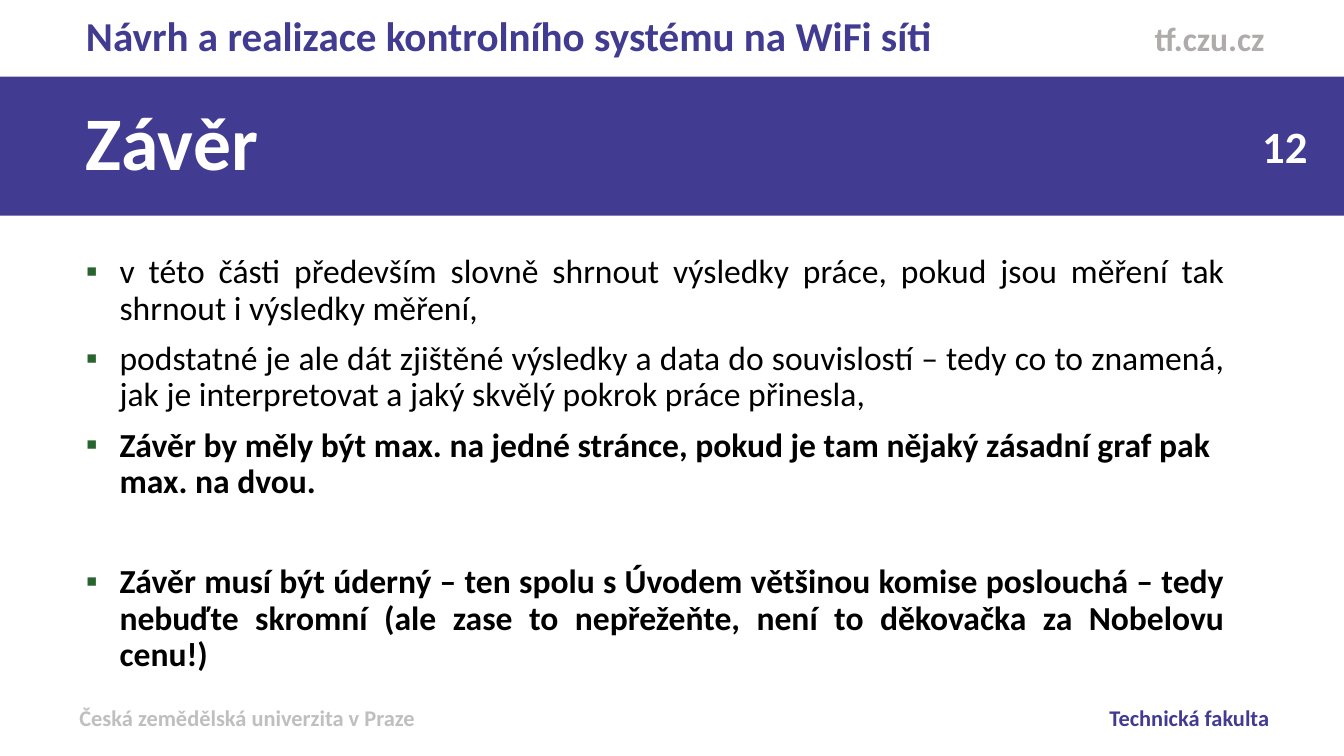
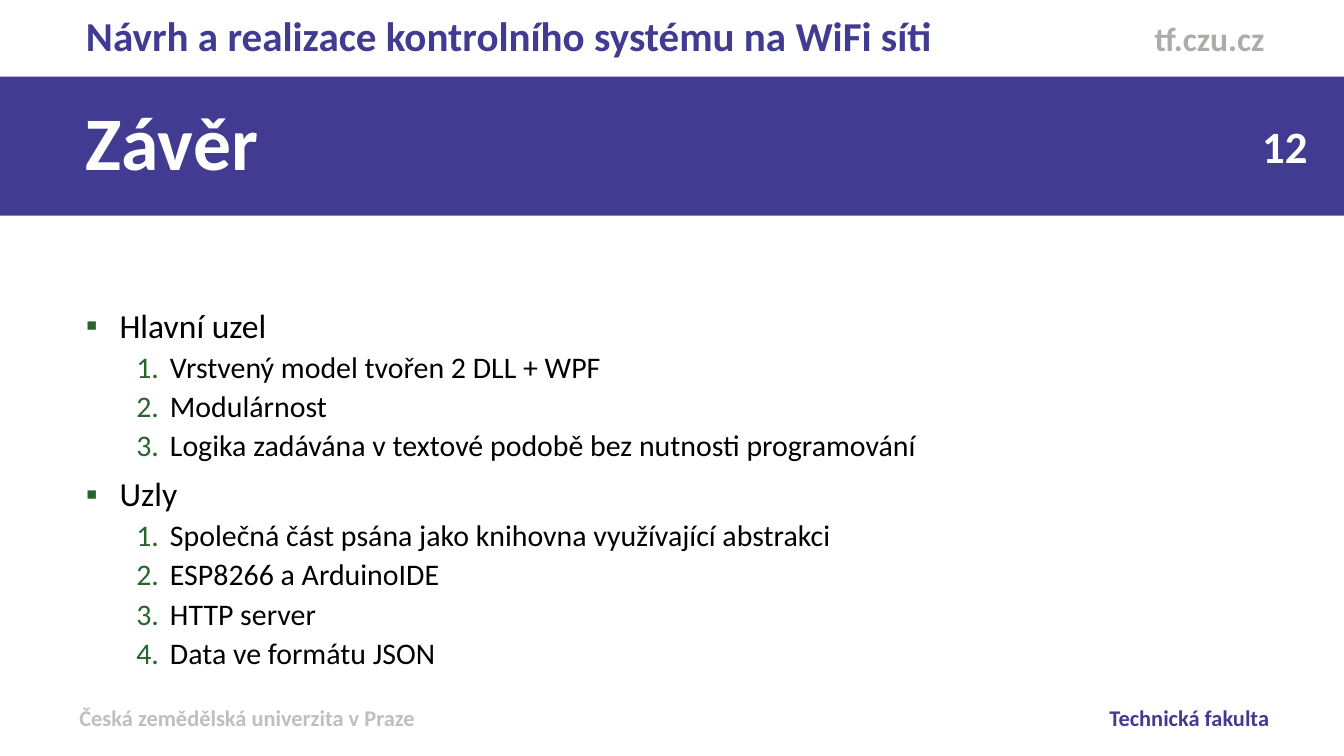
Before and after one commit to pjocesoj/diplomka_git, a slide deck: slide 12 of prezentace/xnovm288-obhajoba (sablona bc).pptx. Drawn at 1344x756 pixels with LibreOffice and Linux fonts; fonts in the diff are those of the drawing; background and template pictures are left out. Boxes give left, top, right and bottom in pixels: in the first picture for what was removed or moved away, otherwise in the second. Text is boxed around its words. In the diff, an @@ line names an element or a change of style, - is before the commit and + after.

```diff
--- a/prezentace/xnovm288-obhajoba (sablona bc).pptx
+++ b/prezentace/xnovm288-obhajoba (sablona bc).pptx
@@ text at bbox=[120, 314, 916, 665]: text changed; size 36 to 32 pt @@
-▪ v této části především slovně shrnout výsledky práce, pokud jsou měření tak shrnout i výsledky měření,
-▪ podstatné je ale dát zjištěné výsledky a data do souvislostí – tedy co to znamená, jak je interpretovat a jaký skvělý pokrok práce přinesla,
-▪ Závěr by měly být max. na jedné stránce, pokud je tam nějaký zásadní graf pak max. na dvou.
-▪ Závěr musí být úderný – ten spolu s Úvodem většinou komise poslouchá – tedy nebuďte skromní (ale zase to nepřežeňte, není to děkovačka za Nobelovu cenu!)
+▪ Hlavní uzel
+  1. Vrstvený model tvořen 2 DLL + WPF
+  2. Modulárnost
+  3. Logika zadávána v textové podobě bez nutnosti programování
+▪ Uzly
+  1. Společná část psána jako knihovna využívající abstrakci
+  2. ESP8266 a ArduinoIDE
+  3. HTTP server
+  4. Data ve formátu JSON
```
Also in this commit, not shown: 1 slide added.
